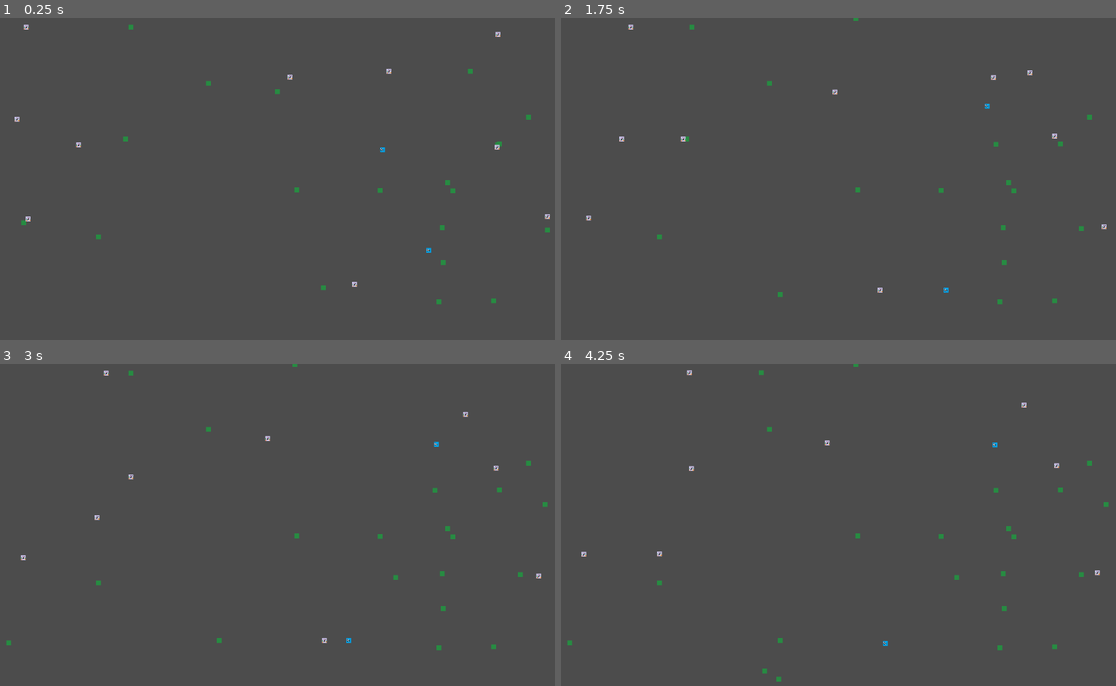
Above: before the commit, frames 1-4 (two rows, left to right).
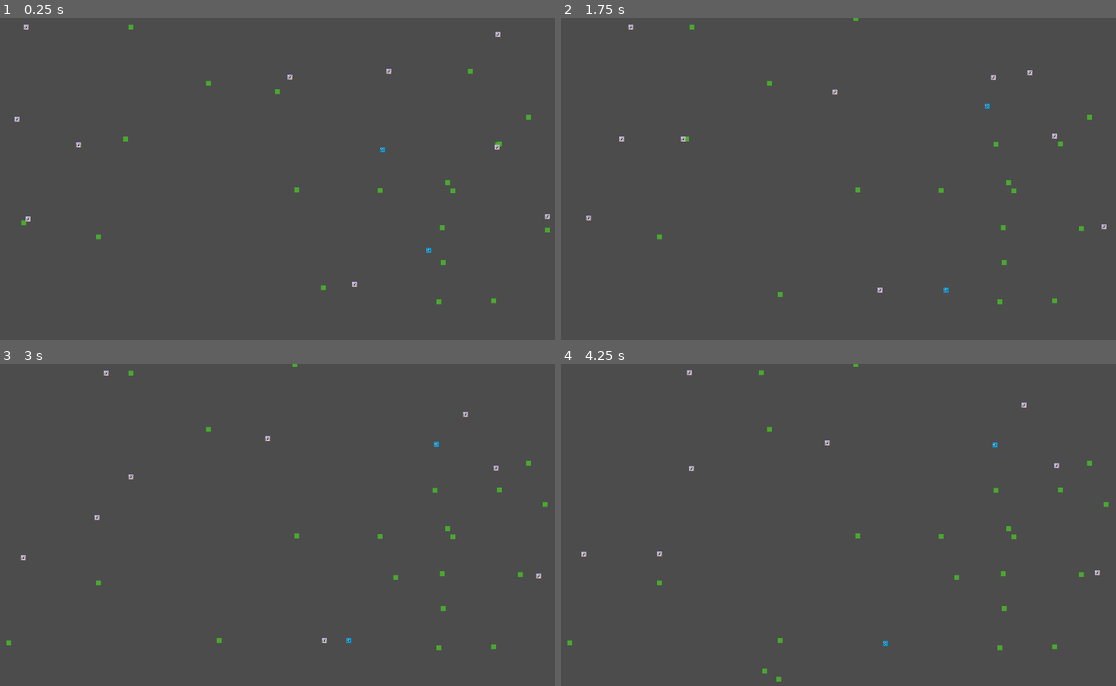
Above: after the commit, the same moments.

Repository: Unrimah/petri_cup
Game: Godot game, scene res://Node2D.tscn
Two runs of this game, one before a commit and one after it. Both use one fixed random seed, a clock stepped at 60 frames per second and the inputs below.
Inputs:
- Up to frame 1 (0.25 s): no input
- Up to frame 2 (1.75 s): no input
- Up to frame 3 (3 s): no input
- Up to frame 4 (4.25 s): no input

The runs differ from the first frame. In frame 1, 0.2% of the frame differs, in the area x 3-100%, y 2-89%; in frame 2, 0.2%; in frame 3, 0.2%; in frame 4, 0.3%, in the area x 1-99%, y 0-99%.

Commit message:
Make grass an unified plant

Diff:
--- /dev/null
+++ b/Grass1.tscn
@@ -0,0 +1,35 @@
+[gd_scene load_steps=4 format=2]
+
+[sub_resource type="GDScript" id=1]
+script/source = "extends \"res://Plant.gd\"
+
+# Called when the node enters the scene tree for the first time.
+func _ready():
+	add_to_group(\"grass\")
+
+func _init_plant():
+	BASE_HEALTH = 500
+	health = 0
+
+func _create_new_plant(position):
+	get_node(\"..\").create_new_grass(position)
+
+# Called every frame. 'delta' is the elapsed time since the previous frame.
+#func _process(delta):
+#	pass
+"
+
+[sub_resource type="Gradient" id=2]
+offsets = PoolRealArray( 0.670968, 0.864516, 1 )
+colors = PoolColorArray( 0.293827, 0.661654, 0.191259, 1, 0, 0, 0, 1, 1, 1, 1, 1 )
+
+[sub_resource type="GradientTexture" id=3]
+gradient = SubResource( 2 )
+
+[node name="Grass1" type="StaticBody2D"]
+script = SubResource( 1 )
+
+[node name="Sprite" type="Sprite" parent="."]
+texture = SubResource( 3 )
+region_enabled = true
+region_rect = Rect2( -5, -5, 10, 10 )
--- a/Node2D.gd
+++ b/Node2D.gd
@@ -8,7 +8,7 @@
 const NUM_WOLVES = 2
 const GRASS_DELAY = 25
 
-var grass_scene = preload("res://GrassBody2D.tscn")
+var grass_scene = preload("res://Grass1.tscn")
 var rabbit_scene = preload("res://Rabbit1.tscn")
 var wolf_scene = preload("res://Wolf1.tscn")
 
@@ -21,11 +21,8 @@
 	grass_counter = 0
 
 	for i in NUM_GRASS:
-		var grass_node = grass_scene.instance()
-		grass_node.position.x = randi() % X_RES
-		grass_node.position.y = randi() % Y_RES
-		grass_node.add_to_group("grass")
-		add_child(grass_node)
+		var position = Vector2(randi() % X_RES, randi() % Y_RES)
+		create_new_grass(position)
 
 	for i in NUM_RABBITS:
 		var position = Vector2(randi() % X_RES, randi() % Y_RES)
@@ -40,11 +37,13 @@
 	grass_counter += 1
 	if grass_counter >= GRASS_DELAY:
 		grass_counter = 0
-		var grass_node = grass_scene.instance()
-		grass_node.position.x = randi() % X_RES
-		grass_node.position.y = randi() % Y_RES
-		grass_node.add_to_group("grass")
-		add_child(grass_node)
+		var position = Vector2(randi() % X_RES, randi() % Y_RES)
+		create_new_grass(position)
+
+func create_new_grass(position):
+	var grass_node = grass_scene.instance()
+	grass_node.position = position
+	add_child(grass_node)
 
 func create_new_rabbit(position):
 	var rabbit_node = rabbit_scene.instance()
--- /dev/null
+++ b/Plant.gd
@@ -0,0 +1,18 @@
+extends StaticBody2D
+
+var BASE_HEALTH
+var health
+
+func _init_plant():
+	pass
+
+func _create_new_plant(position):
+	pass
+
+# Called when the node enters the scene tree for the first time.
+func _ready():
+	_init_plant()
+
+# Called every frame. 'delta' is the elapsed time since the previous frame.
+#func _process(delta):
+#	pass
--- /dev/null
+++ b/Plants.tscn
@@ -0,0 +1,8 @@
+[gd_scene load_steps=2 format=2]
+
+[ext_resource path="res://Plant.gd" type="Script" id=1]
+
+[node name="Plants" type="Node2D"]
+
+[node name="Plant general" type="StaticBody2D" parent="."]
+script = ExtResource( 1 )
